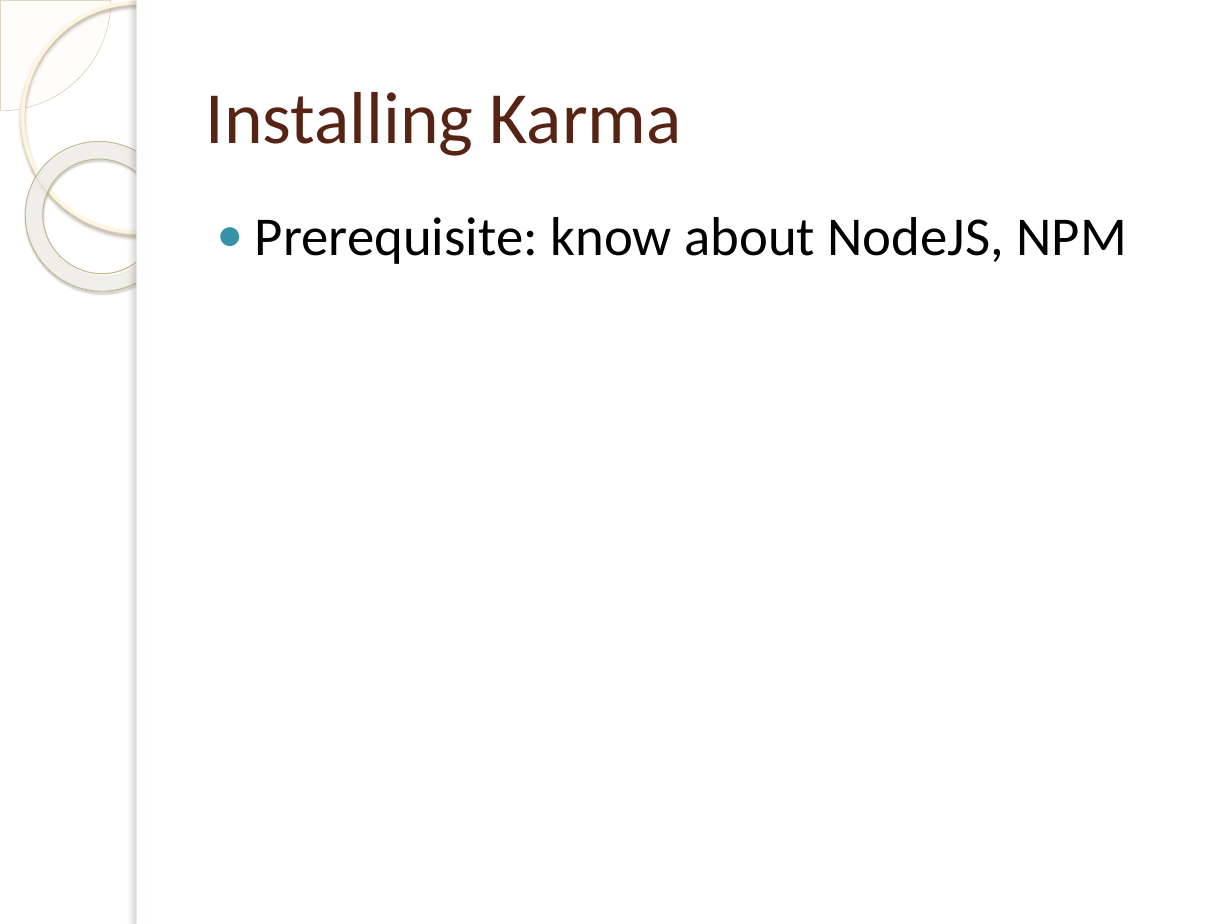
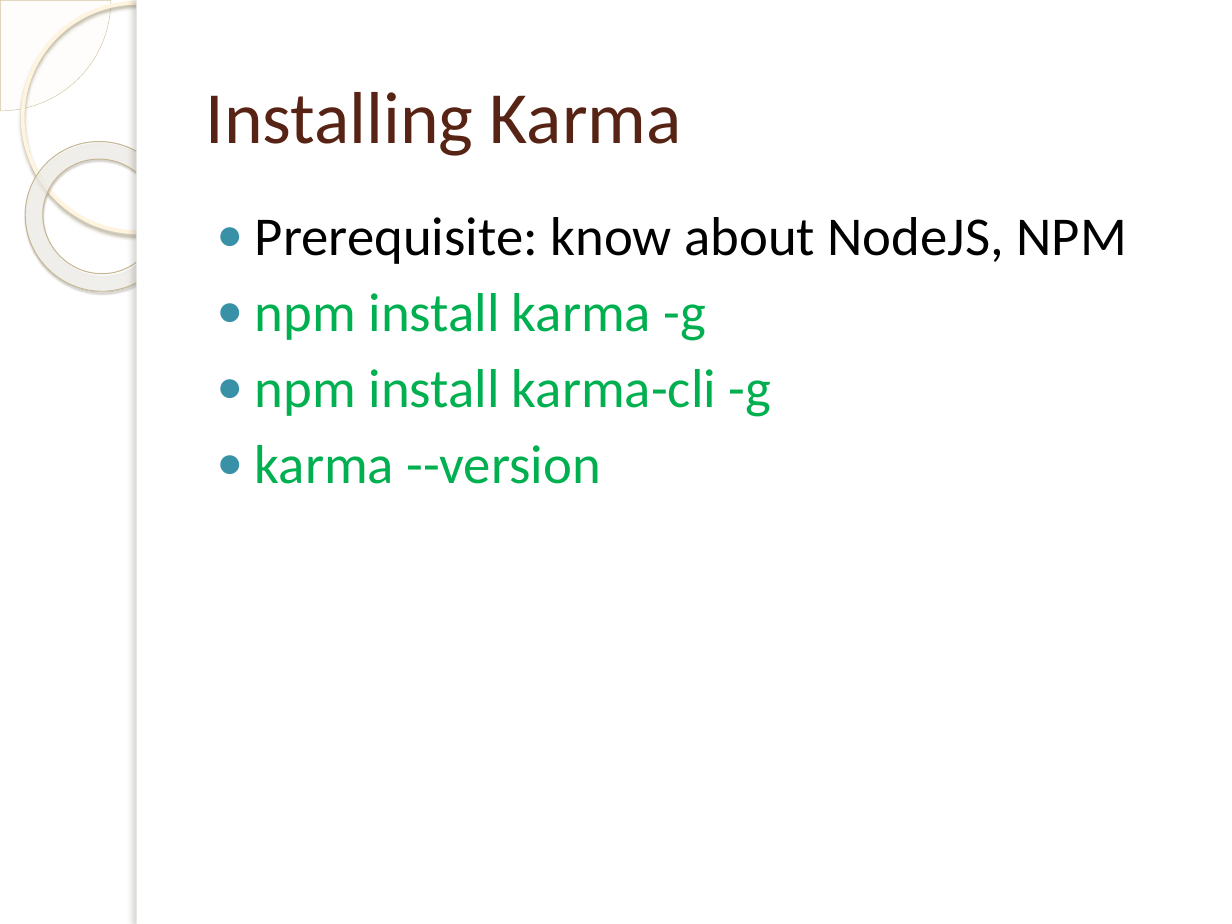
Before and after one commit to xuancong246/documents, a slide deck: slide 14 of Ebooks/AngularJS/Training/UnitTesting/AngularJS-Unit-Testing.pptx. Drawn at 1232x924 pixels with LibreOffice and Linux fonts; fonts in the diff are those of the drawing; background and template pictures are left out. Boxes give left, top, right and bottom in pixels: in the first picture for what was removed or moved away, otherwise in the second. Text is boxed around its words. In the diff, an @@ line names an element or a change of style, - is before the commit and + after.

```diff
--- a/Ebooks/AngularJS/Training/UnitTesting/AngularJS-Unit-Testing.pptx
+++ b/Ebooks/AngularJS/Training/UnitTesting/AngularJS-Unit-Testing.pptx
@@ text at bbox=[255, 293, 771, 484]: paragraphs added @@
+● npm install karma -g
+● npm install karma-cli -g
+● karma --version
```
Also in this commit, not shown: 4 other slides changed, 3 slides added, 8 slides removed.
